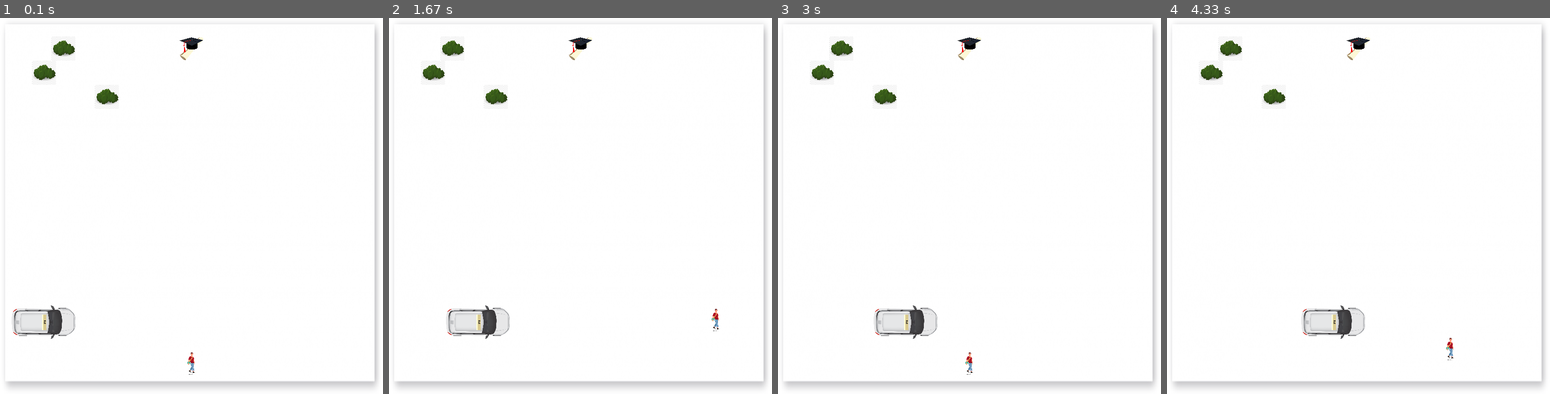
Above: before the commit, frames 1-4 (left to right).
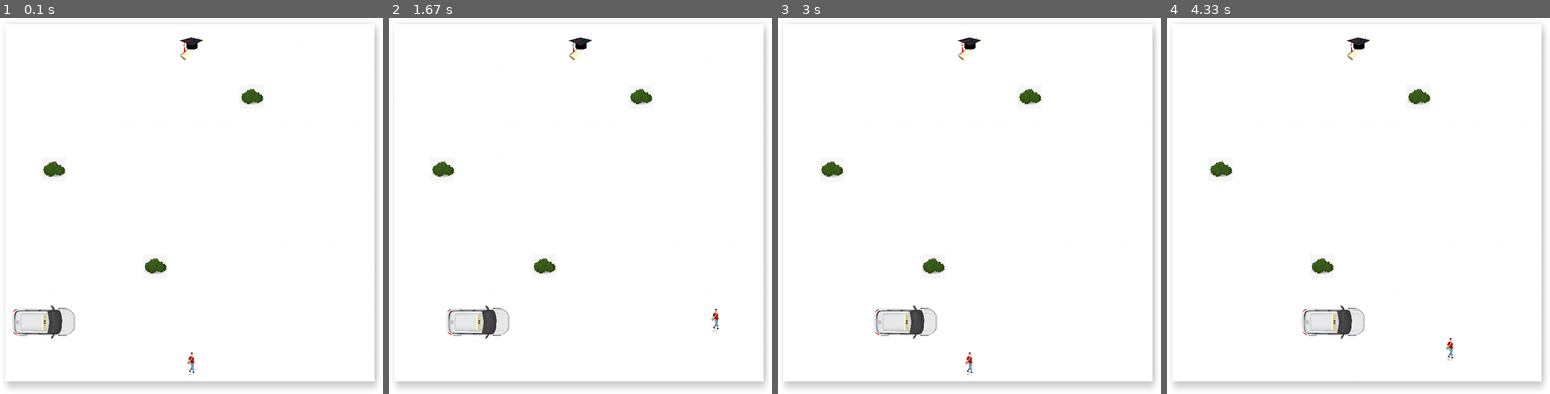
Above: after the commit, the same moments.

Repository: lorenabas/projetofinal.pygame
Game: pygame game, started from PyGame.py
The game is run twice, just before and just after one commit, with the same random seed, the same clock (stepped at 60 frames per second) and the same inputs.
Inputs:
- Up to frame 1 (0.1 s): no input
- Up to frame 2 (1.67 s): hold Right 0.33-0.8 s; hold Up 0.83-1.13 s; hold Right 1.17-1.63 s
- Up to frame 3 (3 s): hold Left 1.67-2.2 s; hold Down 2.23-2.53 s; hold Left 2.57-2.97 s
- Up to frame 4 (4.33 s): hold Up 3-3.37 s; hold Right 3.4-4.03 s; hold Down from 4.07 s (still down)

The runs differ from the first frame. In frame 1, 1.1% of the frame differs, in the area x 8-69%, y 5-69%; in frame 2, 1.1%; in frame 3, 1.1%; in frame 4, 1.1%.

Commit message:
Posicao arbustos

Diff:
--- a/PyGame.py
+++ b/PyGame.py
@@ -116,9 +116,9 @@
         diploma = Elementojogo('diploma.png', 375, 50, 50, 50)
         chapeu = Elementojogo('chapeu_formatura.png', 375, 50, 50, 50)
 
-        arbusto1 = Elementojogo('arbusto.jpg', 110, 50, 50, 50)
-        arbusto2 = Elementojogo('arbusto.jpg', 70, 100, 50, 50)
-        arbusto3 = Elementojogo('arbusto.jpg', 200, 150, 50, 50)
+        arbusto1 = Elementojogo('arbusto.jpg', 90, 300, 50, 50)
+        arbusto2 = Elementojogo('arbusto.jpg', 300, 500, 50, 50)
+        arbusto3 = Elementojogo('arbusto.jpg', 500, 150, 50, 50)
 
         # Loop principal, atualiza o jogo até que is_game_over = True
         while not game_over:
